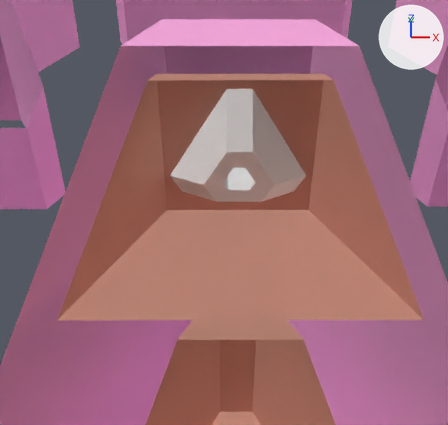
Two versions of the Blender file assets/lvl/Jael.blend, one commit apart.
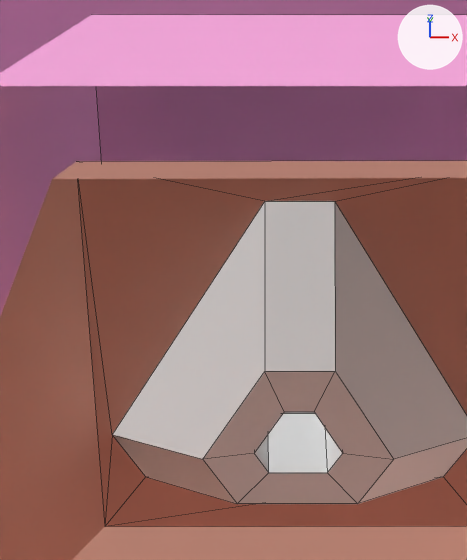
Each version appears first from a 50 mm camera at (-0.62, 22.8, 28.22) aimed at (-0.62, 41.91, 11.78), and next in a close-up on the part from 29% to 67% of the width and 3% to 52% of the height. Arrows for +X, +Y and +Z are at upper right; the lights stay in place. The close-ups show mesh edges as thin lines. Everything nearer to the camera than a plane just in front of the edit is cut away.

In view in the first close-up: 'Cube.000_proxy', 'Cube.001', 'Cube.003_proxy.001'.
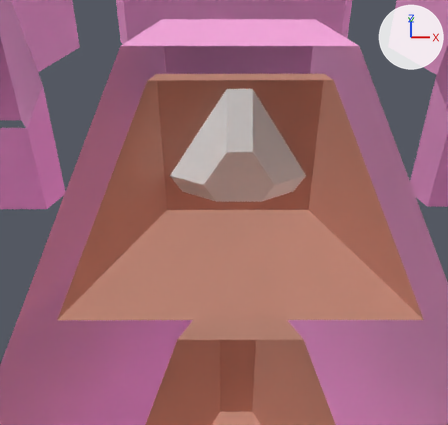
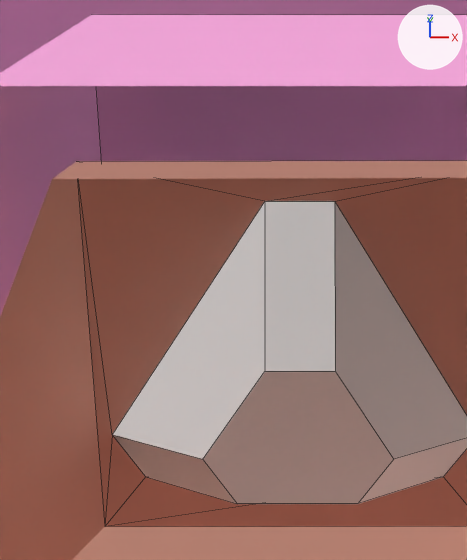
What differs and where, as boxes (x1, y1, x2, y2) in the close-ups (467 x 560 px):
part 1 of me_cube_002, cut back
    both: (203, 371, 394, 504)

Edits to the bpy script that builds the scene:
```text
Change me_cube_002:
    where me_cube_002.from_pydata(...)  # 24 vertices, 19 faces; spans x -2.0..3.12, y -2.96..2.96, z 0.0..1.76
    used by ob_cube_000_proxy; location = (-0.01, 44.29, 12.96); rotation_euler = (1.571, -1.571, 0.0), in degrees (90, -90, 0)
    verts and faces of me_cube_002; kept vertices keep their numbers, new ones are numbered from 24
    before: 6 (0.64, 0.22, 1.76) at pixel (284, 411), 7 (0.64, -0.22, 1.76) at pixel (314, 411), 8 (-0.51, 0.44, 1.76) at pixel (268, 472), 9 (0.64, 0.22, 0.25), 10 (0.64, -0.22, 0.25)
    before: 11 (-0.51, 0.44, 0.25), 12 (-0.13, 0.66, 0.25), 13 (-0.13, -0.66, 0.25), 14 (-0.51, -0.44, 0.25), 15 (-0.13, 0.66, 1.76) at pixel (254, 453)
    before: 16 (-0.13, -0.66, 1.76) at pixel (342, 453), 17 (-0.51, -0.44, 1.76) at pixel (327, 472), 18 (-0.24, 1.43, 1.76) at pixel (202, 459), 19 (1.36, 0.51, 1.76) at pixel (264, 371), 20 (1.36, -0.51, 1.76) at pixel (335, 371)
    before: 21 (-0.24, -1.43, 1.76) at pixel (393, 459), 22 (-1.12, -0.93, 1.76) at pixel (357, 503), 23 (-1.12, 0.93, 1.76) at pixel (237, 503)
    me_cube_002 part 1
    add delete_vertices([*range(6, 18)])  # with the faces that use them
    add faces += [(18, 23, 22, 21, 20, 19)]
    remove me_cube_002.materials.append(mat_inaccessible_001)  # white #ffffff
```
